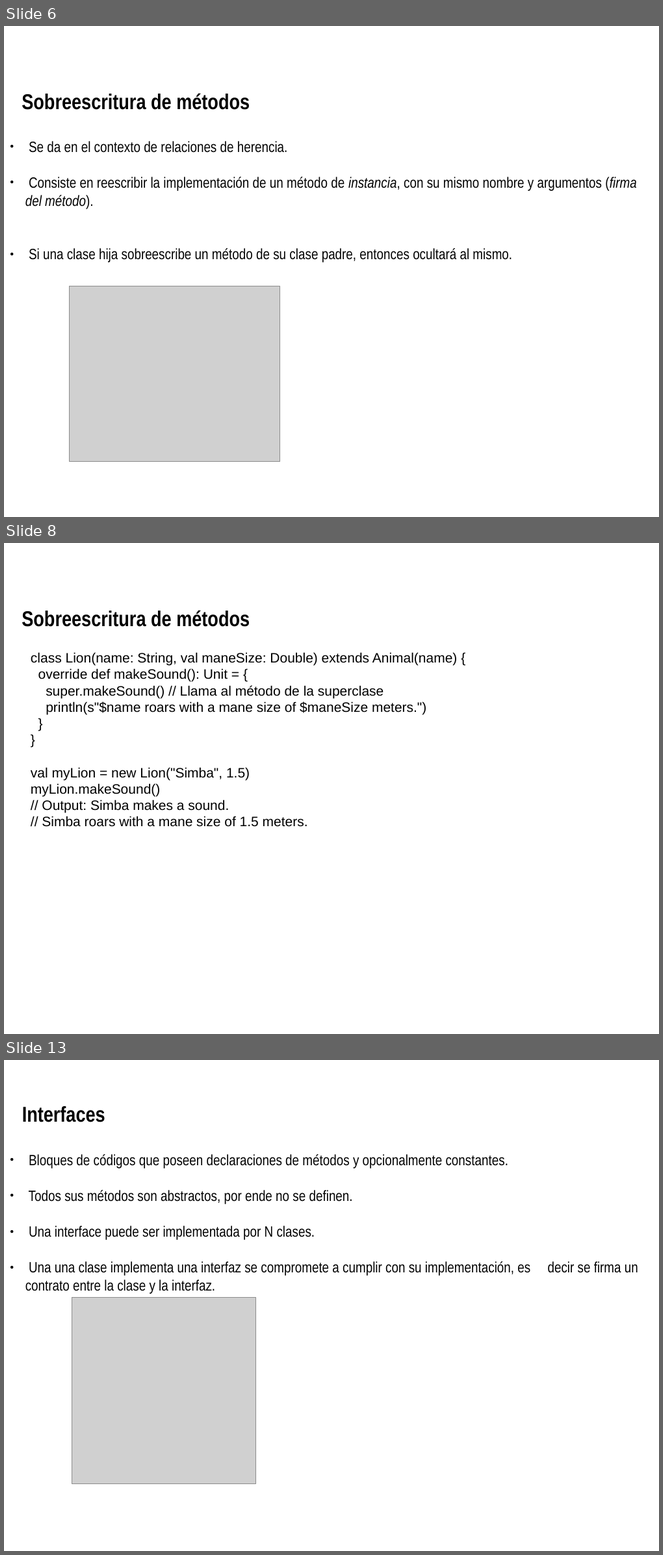
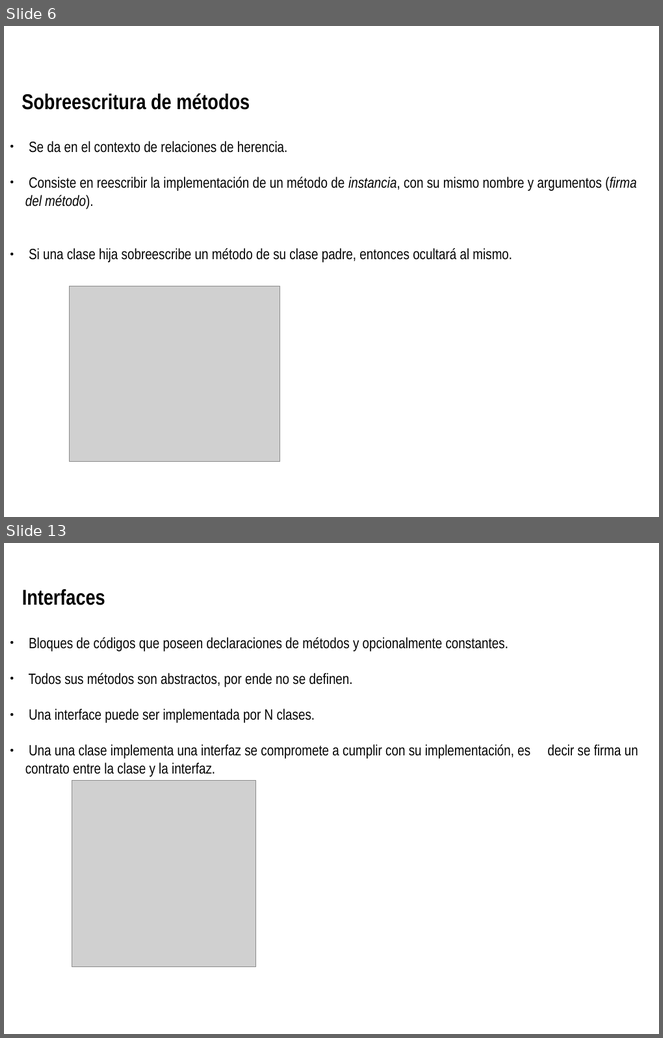
Before and after one commit to totis023/paradigmaUAP2025, a slide deck: objetos/poo_2.odp. Shown one above the other, each under a label of ours: slides 6, 8 and 13 before the commit, slides 6 and 13 after it; the slides between them are not shown. The pictures are 663x1555 and 663x1038 pixels, drawn with LibreOffice and Linux fonts; fonts in the diff are those of the drawing; grey boxes stand for pictures; background and template pictures are left out. Boxes give left, top, right and bottom in pixels: in the first picture for what was removed or moved away, otherwise in the second. Text is boxed around its words. In the diff, an @@ line names an element or a change of style, - is before the commit and + after.

```diff
--- a/objetos/poo_2.odp
+++ b/objetos/poo_2.odp
@@ slide 8 removed at bbox=[4, 543, 659, 1034], background picture (left out) @@
@@ text removed at bbox=[22, 610, 250, 627] @@
-Sobreescritura de métodos
@@ text removed at bbox=[31, 652, 458, 827] @@
-class Lion(name: String, val maneSize: Double) extends Animal(name) {
-override def makeSound(): Unit = {
-super.makeSound() // Llama al método de la superclase
-println(s"$name roars with a mane size of $maneSize meters.")
-}
-}
-val myLion = new Lion("Simba", 1.5)
-myLion.makeSound()
-// Output: Simba makes a sound.
-// Simba roars with a mane size of 1.5 meters.
```
Also in this commit, not shown: 3 slides changed, 2 slides added, 3 other slides removed, 4 other files.
